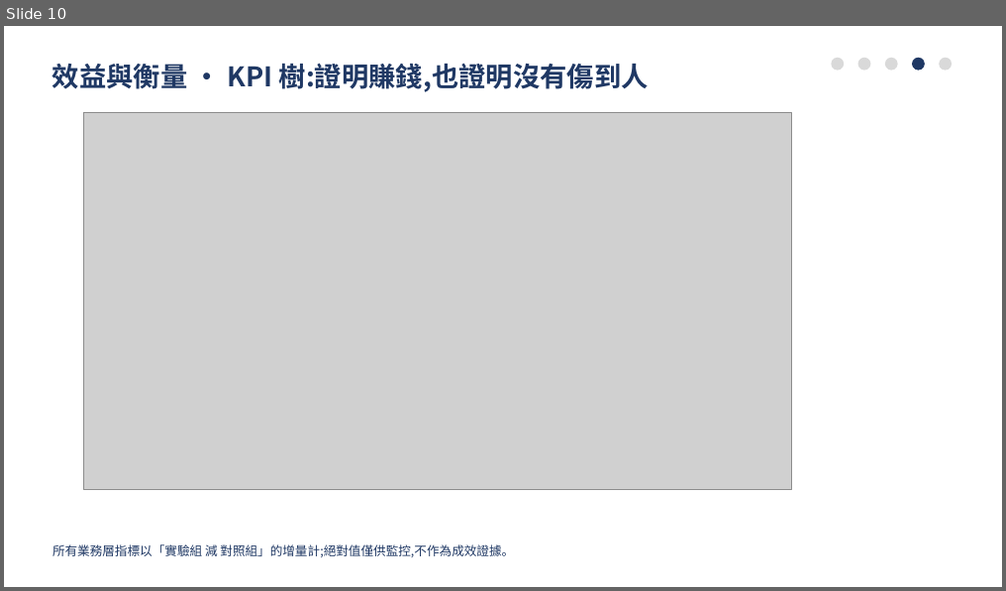
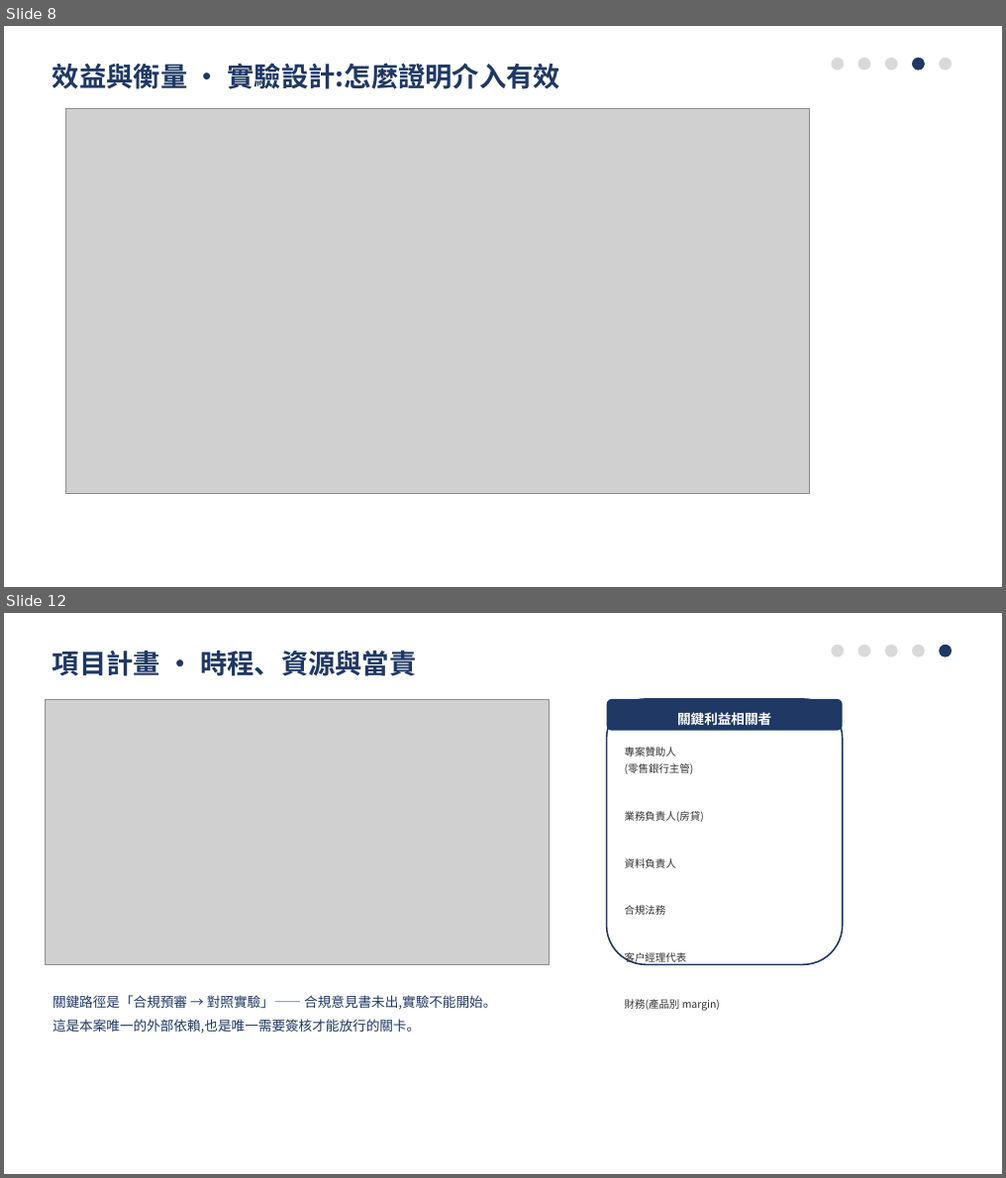
Before and after one commit to pokai-huang0828/UTS_workspace, a slide deck: Artificial Intelligence for Enterprises/Assessment3/Huang_26254793_421104_Assessment 3.pptx. Shown one above the other, each under a label of ours: slide 10 before the commit, slides 8 and 12 after it; the slides between them are not shown. The pictures are 1006x591 and 1006x1178 pixels, drawn with LibreOffice and Linux fonts; fonts in the diff are those of the drawing; grey boxes stand for pictures. Boxes give left, top, right and bottom in pixels: in the first picture for what was removed or moved away, otherwise in the second. Text is boxed around its words. In the diff, an @@ line names an element or a change of style, - is before the commit and + after.

```diff
--- a/Artificial Intelligence for Enterprises/Assessment3/Huang_26254793_421104_Assessment 3.pptx
+++ b/Artificial Intelligence for Enterprises/Assessment3/Huang_26254793_421104_Assessment 3.pptx
@@ slide 12 added at box(4, 613, 1002, 1174), background #FFFFFF @@
@@ text added at box(53, 650, 416, 676), 26 pt, text #1F3864, bold @@
+項目計畫 · 時程、資源與當責
@@ ellipse added at box(832, 645, 844, 658), fill #D9D9D9 @@
@@ ellipse added at box(858, 645, 871, 658), fill #D9D9D9 @@
@@ ellipse added at box(885, 645, 898, 658), fill #D9D9D9 @@
@@ ellipse added at box(912, 645, 925, 658), fill #D9D9D9 @@
@@ ellipse added at box(939, 645, 951, 658), fill #1F3864 @@
@@ picture added at box(46, 699, 549, 964) @@
@@ rounded rectangle added at box(607, 699, 843, 964), fill #FFFFFF, outline #1F3864 1.5 pt @@
@@ rounded rectangle added at box(607, 699, 843, 731), fill #1F3864 @@
@@ text added at box(677, 710, 771, 728), 13 pt, text #FFFFFF, bold @@
+關鍵利益相關者
@@ text added at box(625, 747, 720, 1011), 10 pt, text #333333 @@
+專案贊助人
+(零售銀行主管)
+業務負責人(房貸)
+資料負責人
+合規法務
+客戶經理代表
+財務(產品別 margin)
@@ text added at box(53, 995, 496, 1034), 13 pt, text #1F3864 @@
+關鍵路徑是「合規預審 → 對照實驗」—— 合規意見書未出,實驗不能開始。
+這是本案唯一的外部依賴,也是唯一需要簽核才能放行的關卡。
@@ what was slide 10 is now slide 8 @@
@@ slide 8 changed as well @@
@@ text at box(53, 63, 560, 89): text changed @@
-效益與衡量 · KPI 樹:證明賺錢,也證明沒有傷到人
+效益與衡量 · 實驗設計:怎麼證明介入有效
@@ picture: place and size @@
-picture at box(83, 112, 792, 490)
+picture at box(66, 108, 810, 494)
@@ text removed at box(53, 545, 514, 558) @@
-所有業務層指標以「實驗組 減 對照組」的增量計;絕對值僅供監控,不作為成效證據。
```
Also in this commit, not shown: 4 other slides changed, 8 other slides added, 9 slides removed, 22 other files.
